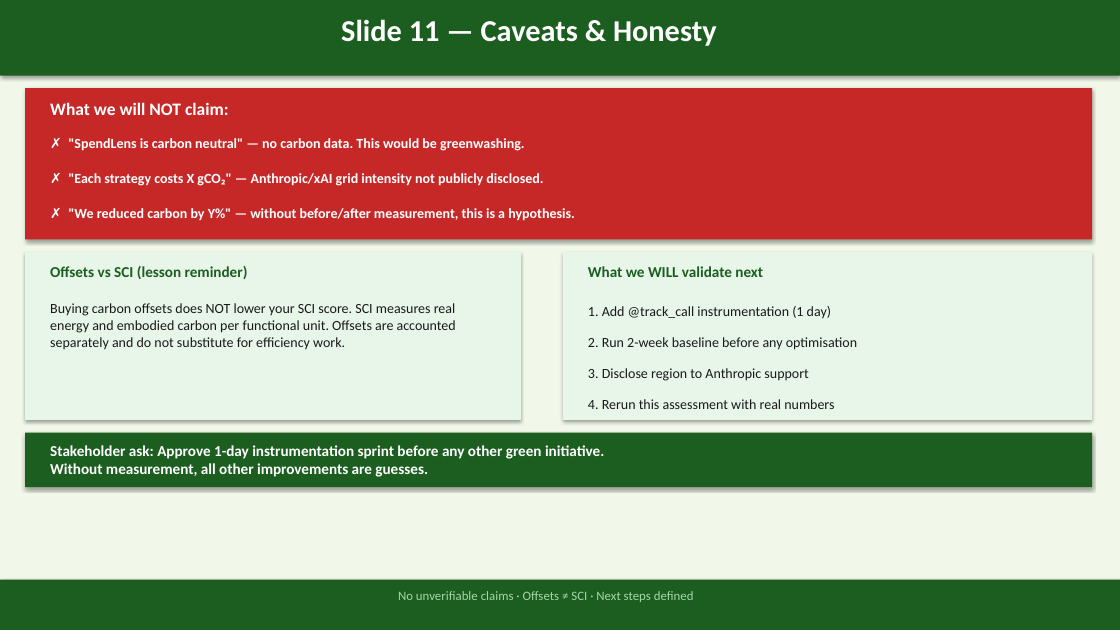
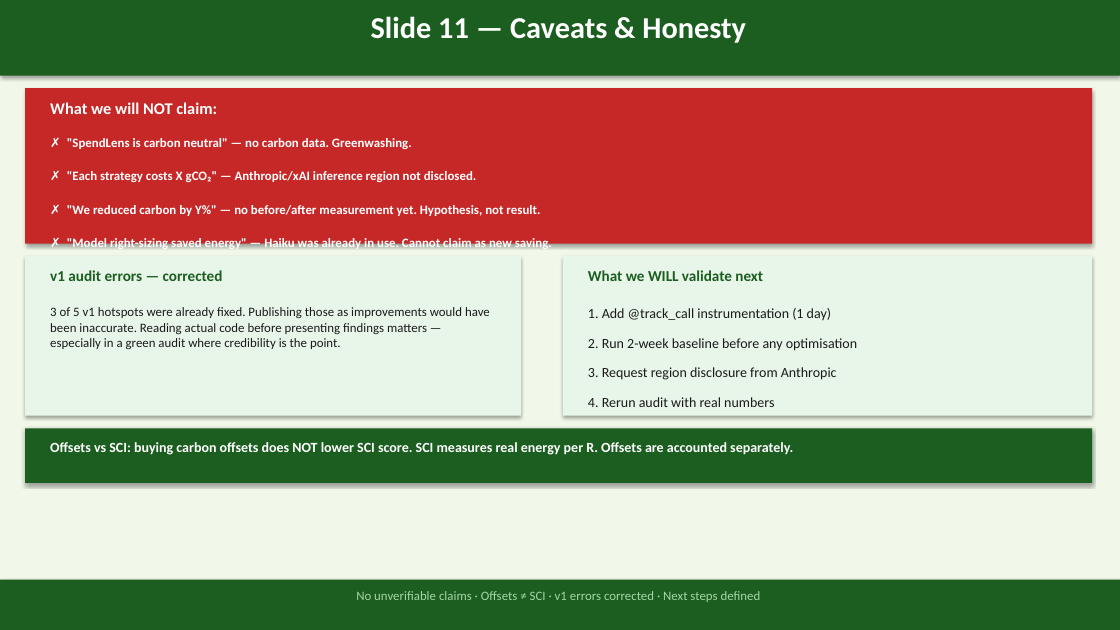
Before and after one commit to eugnmueller-87/IRONHACK, a slide deck: slide 12 of Week 6/LAB 10/SpendLens_Green_Audit_LAB10.pptx. Drawn at 1120x630 pixels with LibreOffice and Linux fonts; fonts in the diff are those of the drawing. Boxes give left, top, right and bottom in pixels: in the first picture for what was removed or moved away, otherwise in the second. Text is boxed around its words. In the diff, an @@ line names an element or a change of style, - is before the commit and + after.

```diff
--- a/Week 6/LAB 10/SpendLens_Green_Audit_LAB10.pptx
+++ b/Week 6/LAB 10/SpendLens_Green_Audit_LAB10.pptx
@@ text "Slide 11 — Caveats & ..." moved from (x1=341, y1=19, x2=717, y2=46) to (x1=371, y1=16, x2=746, y2=43) @@
@@ rectangle resized from (x1=25, y1=88, x2=1092, y2=239) to (x1=25, y1=88, x2=1092, y2=244) @@
@@ text "What we will NOT claim:" at (x1=50, y1=102, x2=217, y2=114): size 15 to 14 pt @@
@@ text at (x1=67, y1=138, x2=412, y2=149): text changed; size 12 to 11 pt @@
-✗ "SpendLens is carbon neutral" — no carbon data. This would be greenwashing.
+✗ "SpendLens is carbon neutral" — no carbon data. Greenwashing.
@@ text at (x1=67, y1=171, x2=477, y2=182): text changed; size 12 to 11 pt @@
-✗ "Each strategy costs X gCO₂" — Anthropic/xAI grid intensity not publicly disclosed.
+✗ "Each strategy costs X gCO₂" — Anthropic/xAI inference region not disclosed.
@@ text at (x1=67, y1=205, x2=540, y2=216): text changed; size 12 to 11 pt @@
-✗ "We reduced carbon by Y%" — without before/after measurement, this is a hypothesis.
+✗ "We reduced carbon by Y%" — no before/after measurement yet. Hypothesis, not result.
@@ text added at (x1=67, y1=237, x2=552, y2=252), 11 pt, text #FFFFFF, bold @@
+✗ "Model right-sizing saved energy" — Haiku was already in use. Cannot claim as new saving.
@@ rectangle resized from (x1=25, y1=252, x2=521, y2=420) to (x1=25, y1=256, x2=521, y2=416) @@
@@ text removed at (x1=50, y1=266, x2=248, y2=279) @@
-Offsets vs SCI (lesson reminder)
@@ rectangle resized from (x1=563, y1=252, x2=1092, y2=420) to (x1=563, y1=256, x2=1092, y2=416) @@
@@ text "What we WILL validate next" moved from (x1=588, y1=266, x2=763, y2=277) to (x1=588, y1=270, x2=763, y2=281) @@
@@ text added at (x1=50, y1=270, x2=223, y2=281), 13 pt, text #1B5E20, bold @@
+v1 audit errors — corrected
@@ text at (x1=50, y1=307, x2=490, y2=349): text changed; size 12 to 11 pt @@
-Buying carbon offsets does NOT lower your SCI score. SCI measures real energy and embodied carbon per functional unit. Offsets are accounted separately and do not substitute for efficiency work.
+3 of 5 v1 hotspots were already fixed. Publishing those as improvements would have been inaccurate. Reading actual code before presenting findings matters — especially in a green audit where credibility is the point.
@@ text at (x1=588, y1=367, x2=837, y2=380): text changed @@
-3. Disclose region to Anthropic support
+3. Request region disclosure from Anthropic
@@ text at (x1=588, y1=397, x2=774, y2=407): text changed @@
-4. Rerun this assessment with real numbers
+4. Rerun audit with real numbers
@@ rectangle moved from (x1=25, y1=433, x2=1092, y2=487) to (x1=25, y1=429, x2=1092, y2=483) @@
@@ text removed at (x1=50, y1=445, x2=604, y2=477) @@
-Stakeholder ask: Approve 1-day instrumentation sprint before any other green initiative.
-Without measurement, all other improvements are guesses.
@@ text added at (x1=50, y1=442, x2=793, y2=455), 12 pt, text #FFFFFF, bold @@
+Offsets vs SCI: buying carbon offsets does NOT lower SCI score. SCI measures real energy per R. Offsets are accounted separately.
@@ text at (x1=356, y1=591, x2=761, y2=602): text changed @@
-No unverifiable claims · Offsets ≠ SCI · Next steps defined
+No unverifiable claims · Offsets ≠ SCI · v1 errors corrected · Next steps defined
```
Also in this commit, not shown: 8 other slides changed, 4 slides added, 4 slides removed, 3 other files.
